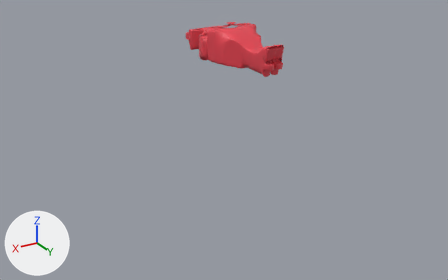
The Blender file Base_Shape_Modeling_Blender/car.blend as it was, and as the next commit left it.
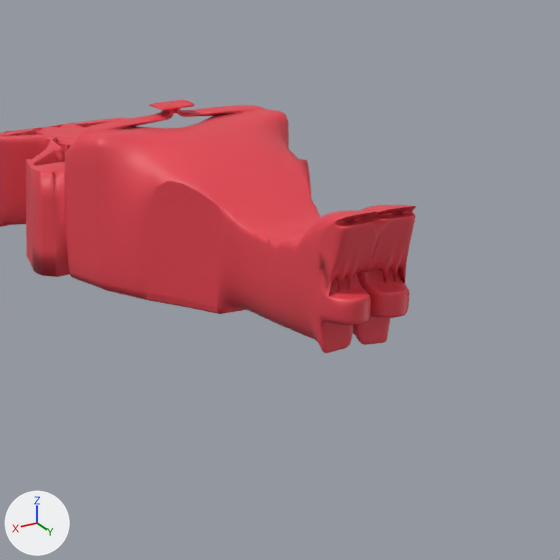
Each version appears first whole from a 50 mm camera at (25.2, 41.7, 11.0) aimed at (1.1, 1.5, -9.1), and next in a close-up on the part from 43% to 70% of the width and 0% to 44% of the height. The lights are fixed; the arrows at lower left show +X, +Y and +Z. The first two pictures are the older version.
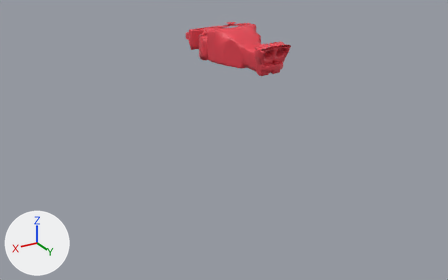
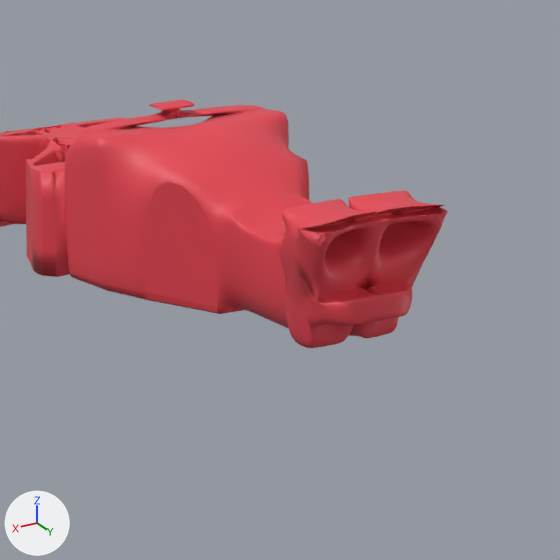
Location of each change, [x1, y1, x2, y2] in pixels of the close-ups (560 x 560 px; the box of a moved part takes in the faces that stretch with it):
'Plane', reshaped
    before: [0, 100, 416, 353]
    after: [0, 100, 448, 348]
part 1 of me_plane_002, moved or reshaped
    before: [210, 191, 416, 353]
    after: [208, 190, 448, 348]
part 2 of me_plane_002, moved or reshaped (mostly hidden)
    before: [0, 118, 113, 287]
    after: [0, 119, 199, 287]
part 4 of me_plane_002, moved or reshaped (mostly hidden)
    before: [161, 103, 189, 118]
    after: [161, 108, 189, 118]

The change in detail:
me_plane_002 is used by ob_plane; location (0.05, 6.32, -1.15); rotation (1.571, 0.0, 0.0), in degrees (90, 0, 0); scale (1.9, 1.08, 1.0).
Verts and faces of me_plane_002; kept vertices keep their numbers, new ones are numbered from 446.
Before the commit, vertices of me_plane_002: 191 (0.0, -0.59, 12.43).
Before the commit, vertices of me_plane_002: 302 (0.0, 1.33, 5.39).
me_plane_002 had 446 vertices, 369 faces, 29 loose edges and spanned x -1.17..10.0, y -10.18..1.4, z -0.74..12.43.
me_plane_002 now has 446 vertices, 371 faces, 30 loose edges and spans x -1.17..10.0, y -10.18..1.4, z -0.9..12.43.
Part 1, on me_plane_002:
26 vertices are removed from x -0.4..0.01, y -1.25..0.91, z -0.64..0.61.
53 faces are deleted.
1 loose edge is deleted.
3 vertices in x -0.01, y -1.25, z 1.29..1.63 move by (0.01, 0.0, 0.0).
3 vertices in x -0.38..0.0, y 0.26..0.29, z 0.72..0.84 move by (0.0, -0.01, 0.0).
3 vertices in x -0.23..0.0, y 0.29..0.3, z -0.12 move by (0.0, -0.13, 0.05).
3 vertices in x -0.19..-0.09, y -0.74..-0.67, z -0.73..-0.1 move by (0.0, 0.0, 0.01).
15 vertices move from x -0.39..0.0, y -1.25..0.92, z -0.64..2.28 to x -0.68..0.0, y -1.2..0.92, z -0.9..2.29.
33 vertices are added at x -0.69..0.0, y -1.25..0.91, z -0.9..0.68.
3 loose edges are added.
52 new faces join them, smooth.
4 new faces join them.
Part 2, on me_plane_002:
14 vertices are removed from x -0.67..0.0, y -1.27..0.21, z 7.46..10.59.
35 faces are deleted.
2 loose edges are deleted.
4 vertices in x 0.01, y -1.26, z 6.03..6.62 move by (-0.01, 0.0, 0.0).
8 vertices move from x -0.37..0.02, y -1.27..0.27, z 5.8..10.58 to x -0.37..0.0, y -1.28..0.26, z 5.8..10.59.
7 vertices are added at x -0.3..0.0, y -1.27..0.19, z 9.86..10.58.
1 loose edge is added.
25 new faces join them, smooth.
9 new faces join them.
Part 3, on me_plane_002:
Vertex 191 moves to (0.0, -0.6, 12.42).
Part 4, on me_plane_002:
Vertex 302 moves to (0.0, 1.33, 5.4).
